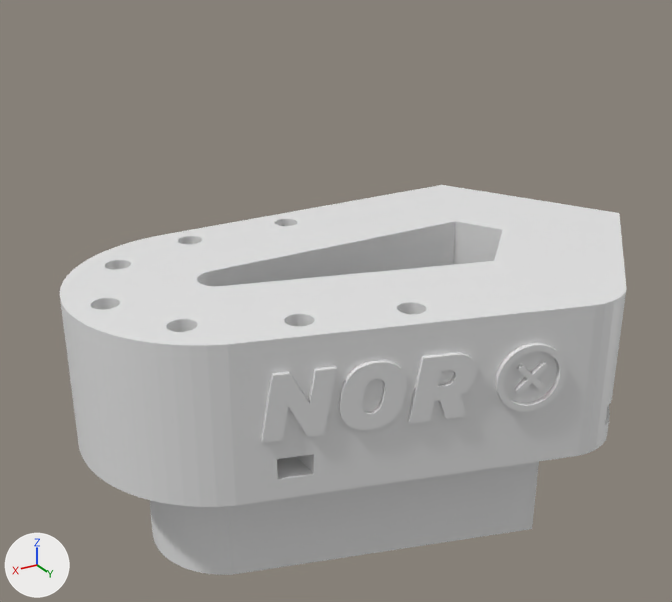
Renders of the Blender file brake_riser_25mm_ziptie.blend from each side of a commit.
The view is the same before and after, from a 50 mm camera at (67.3, 87.2, 46.6) aimed at (24.4, 15.8, 10.9). Arrows for +X, +Y and +Z are at lower left; the lights stay in place.

Names of what the first picture shows: 'Bottom Insert', 'BrakeRiser'.
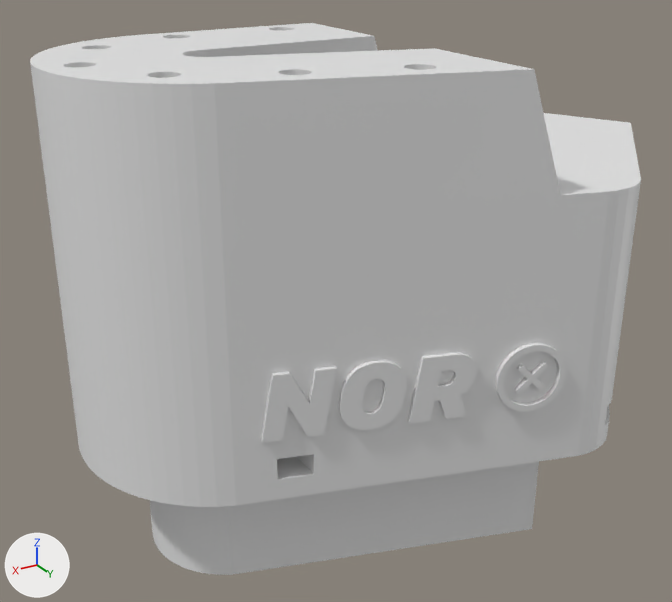
Scene script edits in JSON lines:
```json
{"op": "add", "block": "me_plane_005", "code": ["me_plane_005 = bpy.data.meshes.new('Plane.005')", "me_plane_005.from_pydata(...)  # 527 vertices, 273 faces; spans x -10.0..49.8, y 0.0..36.3, z -2.5..5.0"]}
{"op": "remove", "block": "ob_brakeriser", "code": "_m = ob_brakeriser.modifiers.new('wall 15mm', 'BOOLEAN')"}
{"op": "add", "block": "ob_brakeriser", "code": "_m = ob_brakeriser.modifiers.new('wall 25mm', 'BOOLEAN')"}
{"op": "set", "path": "_m.object", "old": "ob_wall_15mm", "new": "ob_wall_25mm"}
{"op": "add", "block": "ob_brakeriser", "code": "_m.operation = 'UNION'"}
{"op": "add", "block": "ob_brakeriser", "code": "_m = ob_brakeriser.modifiers.new('Boolean.008', 'BOOLEAN')"}
{"op": "add", "block": "ob_brakeriser", "code": "_m.object = ob_wall_35mm"}
{"op": "add", "block": "ob_wall_35mm", "code": ["ob_wall_35mm = bpy.data.objects.new('Wall 35mm ', me_plane_005)", "ob_wall_35mm.location = (0.0, 0.0, 15.0)", "ob_wall_35mm.scale = (1.0, 1.0, 4.0)", "ob_wall_35mm.hide_set(True)"]}
```

Boxes (x1, y1, x2, y2) around the edits, measured in the pictures (672 x 602 px):
```json
{"object": "BrakeRiser", "change": "modifiers changed", "before": [60, 185, 627, 507], "after": [30, 23, 641, 507], "on screen": "8% wider, 50% taller"}
```
